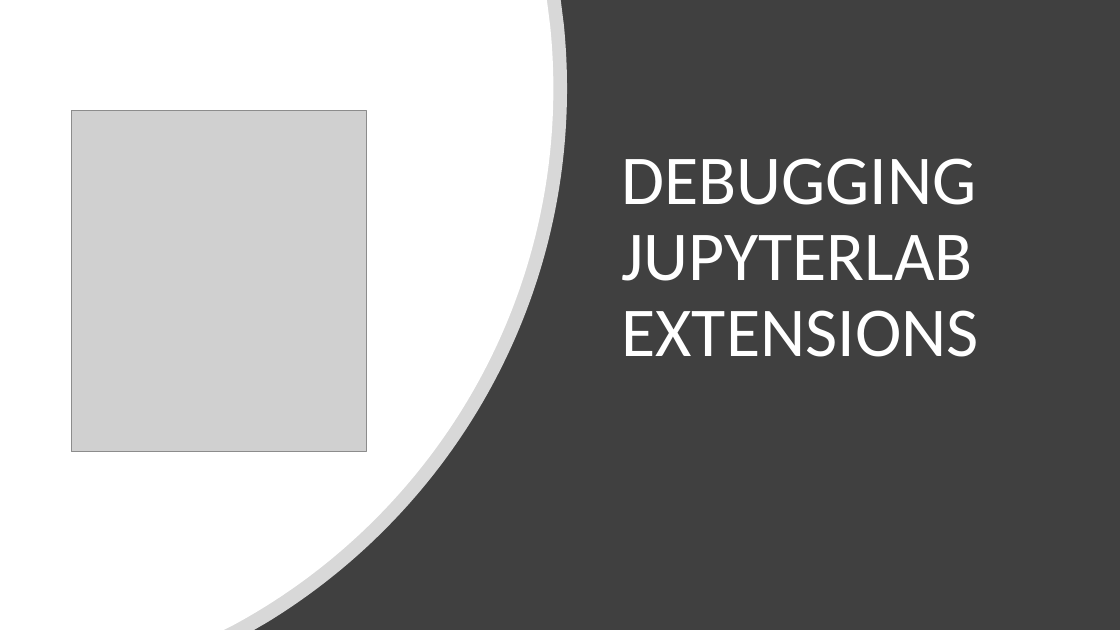
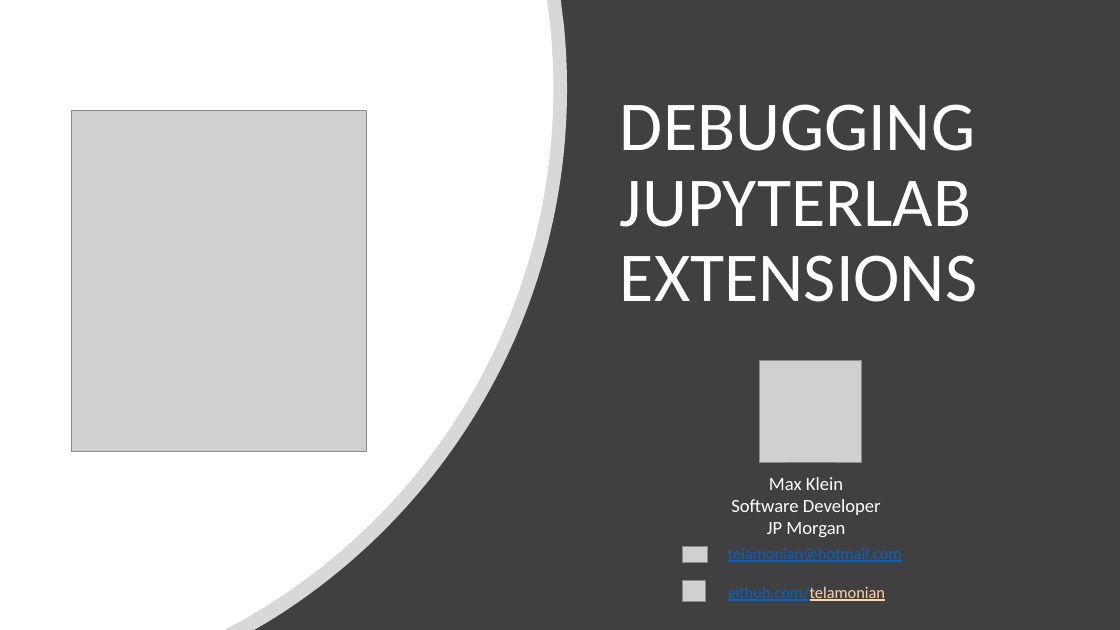
Before and after one commit to jupytercon/jupytercon2020-developingextensions, a slide deck: slide 1 of slides/3-jupytercon_2020_debug_tutorial.pptx. Drawn at 1120x630 pixels with LibreOffice and Linux fonts; fonts in the diff are those of the drawing; grey boxes stand for pictures. Boxes give left, top, right and bottom in pixels: in the first picture for what was removed or moved away, otherwise in the second. Text is boxed around its words. In the diff, an @@ line names an element or a change of style, - is before the commit and + after.

Commit message:
updated debug tutorial slides

```diff
--- a/slides/3-jupytercon_2020_debug_tutorial.pptx
+++ b/slides/3-jupytercon_2020_debug_tutorial.pptx
@@ title "DEBUGGING JUPYTERLAB EXTENSIONS": place and size @@
-title "DEBUGGING JUPYTERLAB EXTENSIONS" at [621,158,978,357]
+title "DEBUGGING JUPYTERLAB EXTENSIONS" at [620,104,977,302]
@@ picture added at [760,360,862,462] @@
@@ text added at [731,477,881,537], 16 pt, text #FFFFFF @@
+Max Klein
+Software Developer
+JP Morgan
@@ picture added at [683,546,708,563] @@
@@ text added at [728,547,902,601], 14 pt, text #0563C1, underline @@
+telamonian@hotmail.com
+github.com/telamonian
@@ picture added at [683,581,706,601] @@
```
Also in this commit, not shown: 1 other slide changed, 1 slide added, 1 other file.
